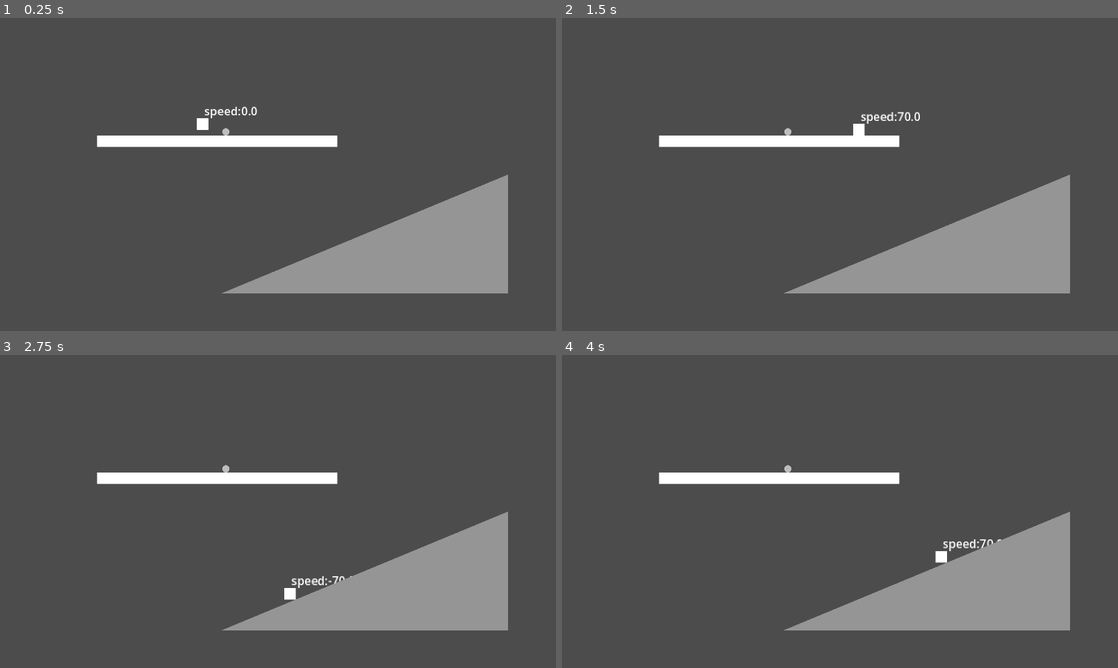
Above: before the commit, frames 1-4 (two rows, left to right).
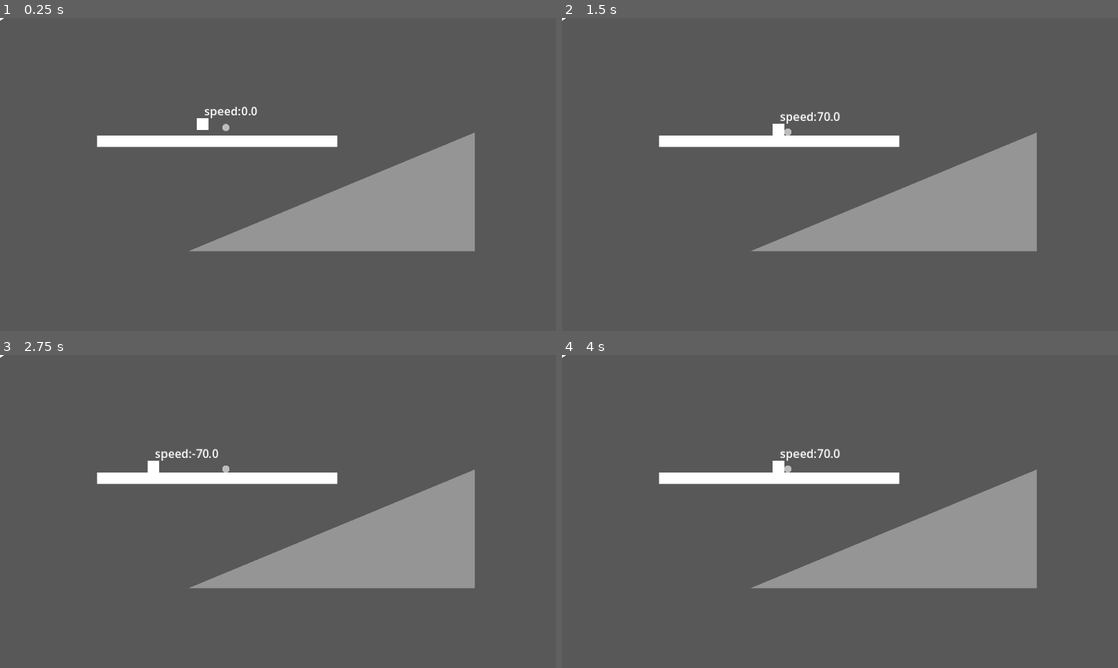
Above: after the commit, the same moments.

Repository: tiaoye123/shadow
Game: Godot game, scene res://scenes/推球测试.tscn
Two runs of this game, one before a commit and one after it. Both use one fixed random seed, a clock stepped at 60 frames per second and the inputs below. The project has no main scene, so this scene is started directly.
Inputs (mouse positions are in pixels of both pictures, inside the frame that each line leads up to):
- Up to frame 1 (0.25 s): no input
- Up to frame 2 (1.5 s): move the mouse to (962, 158) at 0.52 s; hold D (right) from 0.53 s (still down); tap F (pick) at 0.6 s; click (962, 158) at 0.8 s; move the mouse to (728, 190) at 1.27 s; click (728, 190) at 1.35 s
- Up to frame 3 (2.75 s): tap Q (light, bound only after the commit) at 1.55, 2.1 s; move the mouse to (333, 442) at 2.02 s; release D (right) at 2.03 s; hold A (left) from 2.03 s (still down); tap F (pick) at 2.3 s
- Up to frame 4 (4 s): move the mouse to (812, 574) at 2.77 s; release A (left) at 2.78 s; hold D (right) from 2.78 s (still down); tap F (pick) at 2.85 s; click (812, 574) at 3.05 s; move the mouse to (1006, 558) at 3.52 s; click (1006, 558) at 3.6 s; tap Q (light, bound only after the commit) at 3.8 s

The runs differ from the first frame. In frame 1, 14% of the frame differs, in the area x 0-92%, y 0-88%; in frame 2, 15%; in frame 3, 14%; in frame 4, 14%.

Commit message:
添加了扔球功能，现在玩家能捡起球并扔出

Diff:
--- a/project.godot
+++ b/project.godot
@@ -51,6 +51,11 @@
 "events": [Object(InputEventMouseButton,"resource_local_to_scene":false,"resource_name":"","device":-1,"window_id":0,"a …(253 unchanged characters)…
 ]
 }
+light={
+"deadzone": 0.2,
+"events": [Object(InputEventKey,"resource_local_to_scene":false,"resource_name":"","device":-1,"window_id":0,"alt_pressed":false,"shift_pressed":false,"ctrl_pressed":false,"meta_pressed":false,"pressed":false,"keycode":0,"physical_keycode":81,"key_label":0,"unicode":113,"location":0,"echo":false,"script":null)
+]
+}
 
 [rendering]
 
--- a/scenes/Player.tscn
+++ b/scenes/Player.tscn
@@ -9,22 +9,20 @@
 gradient = SubResource("Gradient_p0vlq")
 width = 2
 
-[sub_resource type="RectangleShape2D" id="RectangleShape2D_5q5h1"]
-size = Vector2(8, 8)
-
 [sub_resource type="RectangleShape2D" id="RectangleShape2D_fu0kv"]
 size = Vector2(14, 14)
 
 [node name="Player" type="CharacterBody2D" unique_id=389442010 groups=["player"]]
 script = ExtResource("1_p0vlq")
 speed_a = 1200.0
+"扔球speed" = 150.0
 
 [node name="Sprite2D" type="Sprite2D" parent="." unique_id=315169144]
 scale = Vector2(3.9999998, 7.9999995)
 texture = SubResource("GradientTexture1D_xhfnw")
 
-[node name="玩家碰撞体积" type="CollisionShape2D" parent="." unique_id=583379084]
-shape = SubResource("RectangleShape2D_5q5h1")
+[node name="玩家碰撞体积" type="CollisionPolygon2D" parent="." unique_id=1301840560]
+polygon = PackedVector2Array(0, -4, -4, -3, -4, 4, 4, 4, 4, -3)
 
 [node name="speed" type="Label" parent="." unique_id=1179462973]
 offset_left = 1.0
@@ -41,5 +39,15 @@
 [node name="CollisionShape2D" type="CollisionShape2D" parent="拾取范围" unique_id=1958437690]
 shape = SubResource("RectangleShape2D_fu0kv")
 
+[node name="扔球箭头_line" type="Line2D" parent="." unique_id=328504563]
+top_level = true
+points = PackedVector2Array(-4, -22, 41, -14)
+width = 1.0
+
+[node name="扔球箭头_头" type="Polygon2D" parent="." unique_id=1985275669]
+top_level = true
+scale = Vector2(3, 2)
+polygon = PackedVector2Array(0, -1, 0, 1, 1, 0)
+
 [connection signal="body_entered" from="拾取范围" to="." method="_on_拾取范围_body_entered"]
 [connection signal="body_exited" from="拾取范围" to="." method="_on_拾取范围_body_exited"]
--- a/scenes/stone.tscn
+++ b/scenes/stone.tscn
@@ -1,13 +1,20 @@
 [gd_scene format=3 uid="uid://ba3mhywajgb0d"]
 
 [ext_resource type="Script" uid="uid://6v6dcsqw1cns" path="res://script/stone.gd" id="1_hmdus"]
+
+[sub_resource type="PhysicsMaterial" id="PhysicsMaterial_hmdus"]
+friction = 0.1
+bounce = 0.2
 
 [sub_resource type="CircleShape2D" id="CircleShape2D_t2l8l"]
 radius = 2.5
 
 [node name="stone" type="RigidBody2D" unique_id=659653322 groups=["can_light", "can_pick_up"]]
-collision_layer = 2
-collision_mask = 2
+collision_layer = 3
+collision_mask = 3
+mass = 0.8
+physics_material_override = SubResource("PhysicsMaterial_hmdus")
+gravity_scale = 0.4
 continuous_cd = 1
 linear_damp = 1.0
 angular_damp = 1.0
--- a/scenes/光源测试.tscn
+++ b/scenes/光源测试.tscn
@@ -1,5 +1,6 @@
 [gd_scene format=3 uid="uid://drq4yoo81orhp"]
 
+[ext_resource type="PackedScene" uid="uid://ba7wmhgirsrr6" path="res://scenes/火光.tscn" id="1_ffmsq"]
 [ext_resource type="Script" uid="uid://bj58s8igqcof3" path="res://script/火光.gd" id="1_t2l8l"]
 [ext_resource type="PackedScene" uid="uid://1nefrf4dklsj" path="res://scenes/Player.tscn" id="2_ffmsq"]
 
@@ -66,14 +67,8 @@
 
 [node name="TileMapLayer" type="TileMapLayer" parent="." unique_id=1646905645]
 
-[node name="PointLight2D" type="PointLight2D" parent="." unique_id=431877436 node_paths=PackedStringArray("follow_one")]
+[node name="火光" parent="." unique_id=989736161 node_paths=PackedStringArray("follow_one") instance=ExtResource("1_ffmsq")]
 position = Vector2(126, 136)
-color = Color(1.353256, 1.353256, 1.353256, 1)
-texture = SubResource("GradientTexture2D_wvhbo")
-texture_scale = 0.7
-script = ExtResource("1_t2l8l")
-flicker_amount = 0.25
-pos_amount = 2.5
 follow_one = NodePath("../Player")
 
 [node name="PointLight2D2" type="PointLight2D" parent="." unique_id=1878289662 node_paths=PackedStringArray("follow_one")]
--- a/scenes/推球测试.tscn
+++ b/scenes/推球测试.tscn
@@ -2,14 +2,27 @@
 
 [ext_resource type="PackedScene" uid="uid://ba3mhywajgb0d" path="res://scenes/stone.tscn" id="1_w82n8"]
 [ext_resource type="PackedScene" uid="uid://1nefrf4dklsj" path="res://scenes/Player.tscn" id="2_fu0kv"]
+
+[sub_resource type="Gradient" id="Gradient_0wfyh"]
+offsets = PackedFloat32Array(1)
+colors = PackedColorArray(0.3515629, 0.3515629, 0.35156286, 1)
+
+[sub_resource type="GradientTexture2D" id="GradientTexture2D_djd6u"]
+gradient = SubResource("Gradient_0wfyh")
 
 [sub_resource type="RectangleShape2D" id="RectangleShape2D_ifow5"]
 size = Vector2(166, 8)
 
 [node name="推球测试" type="Node" unique_id=1773722584]
 
+[node name="Sprite2D" type="Sprite2D" parent="." unique_id=144333130]
+position = Vector2(189, 135.00002)
+scale = Vector2(11.96875, 5.71875)
+texture = SubResource("GradientTexture2D_djd6u")
+
 [node name="Player" parent="." unique_id=389442010 instance=ExtResource("2_fu0kv")]
 position = Vector2(140, 60)
+"扔球speed" = 250.0
 
 [node name="ground" type="Node2D" parent="." unique_id=1751661882]
 position = Vector2(-86, -47)
@@ -26,7 +39,7 @@
 shape = SubResource("RectangleShape2D_ifow5")
 
 [node name="ground2" type="Node2D" parent="." unique_id=1167674136]
-position = Vector2(452, 31)
+position = Vector2(429, 2)
 scale = Vector2(-1, 1)
 
 [node name="Polygon2D" type="Polygon2D" parent="ground2" unique_id=1943165179]
--- /dev/null
+++ b/scenes/火光.tscn
@@ -0,0 +1,25 @@
+[gd_scene format=3 uid="uid://ba7wmhgirsrr6"]
+
+[ext_resource type="Script" uid="uid://bj58s8igqcof3" path="res://script/火光.gd" id="1_t2vdx"]
+
+[sub_resource type="Gradient" id="Gradient_sugp2"]
+interpolation_mode = 2
+offsets = PackedFloat32Array(0, 0.6855895, 1)
+colors = PackedColorArray(1, 1, 1, 1, 0.09374815, 0.07918018, 0.062130332, 0.097958386, 0, 0, 0, 0)
+
+[sub_resource type="GradientTexture2D" id="GradientTexture2D_wvhbo"]
+gradient = SubResource("Gradient_sugp2")
+width = 248
+height = 248
+fill = 1
+fill_from = Vector2(0.5, 0.5)
+fill_to = Vector2(0.85, 0.15)
+
+[node name="火光" type="PointLight2D" unique_id=989736161 node_paths=PackedStringArray("follow_one")]
+color = Color(1.353256, 1.353256, 1.353256, 1)
+texture = SubResource("GradientTexture2D_wvhbo")
+texture_scale = 0.7
+script = ExtResource("1_t2vdx")
+flicker_amount = 0.25
+pos_amount = 2.5
+follow_one = NodePath("")
--- a/script/player.gd
+++ b/script/player.gd
@@ -15,8 +15,19 @@
 var item_can_pick_up : Array[Node2D]
 var item_in_hand : RigidBody2D
 
+#扔球相关
+@onready var 扔球箭头_line: Line2D = $扔球箭头_line
+@onready var 扔球箭头_头: Polygon2D = $扔球箭头_头
+var 箭头goal_position : Vector2
+@export var 箭头R : float = 18
+@export var 扔球speed : float = 100
+
+
 
 func _physics_process(delta: float) -> void:
+
+	#鼠标和玩家位置的方向向量
+	var dir := (get_global_mouse_position() - global_position).normalized()
 
 	#下落
 	if not is_on_floor():
@@ -46,12 +57,29 @@
 	if item_in_hand:
 		item_in_hand.global_position = global_position
 		if Input.is_action_just_pressed("扔"):
-			var item = item_in_hand
-			item_in_hand = null
-			item.set_deferred("freeze" , false)
-			item.set_deferred("sleeping" , false)
+			扔球(dir)
+		if Input.is_action_just_pressed("light"):
+			$"../火光2".visible = true
 
 
+	#扔球箭头相关
+	箭头goal_position = global_position + dir * 箭头R
+	#扔球箭头控制
+	if item_in_hand:
+		扔球箭头_头.visible = true
+		扔球箭头_line.set_point_position(0 , global_position)
+		扔球箭头_line.set_point_position(1 , 箭头goal_position)
+		扔球箭头_头.global_position = 箭头goal_position
+		扔球箭头_头.rotation = dir.angle()
+
+
+func 扔球(dir : Vector2) -> void:
+	var item = item_in_hand
+	item_in_hand = null
+	item.被扔(dir , 扔球speed , global_position)
+	扔球箭头_line.set_point_position(0 , Vector2.ZERO)
+	扔球箭头_line.set_point_position(1 , Vector2.ZERO)
+	扔球箭头_头.visible = false
 
 
 #debug用label
@@ -63,7 +91,10 @@
 func pick_up() -> void:
 	if not item_in_hand:
 		item_in_hand = item_can_pick_up[0]
+		item_in_hand.set_collision_layer_value(1 , false)
+		item_in_hand.set_collision_mask_value(1 , false)
 		item_in_hand.freeze = true
+		item_in_hand.sleeping = true
 
 
 #将进入拾取范围的可拾取物品依次加入数组
--- a/script/stone.gd
+++ b/script/stone.gd
@@ -18,3 +18,16 @@
 
 func _draw() -> void:
 	draw_circle(Vector2.ZERO , radius , Color.GRAY)
+
+
+#球被扔出
+func 被扔(dir : Vector2 , speed : float , start_position : Vector2) -> void:
+	var rid := get_rid()
+	PhysicsServer2D.body_set_state(rid, PhysicsServer2D.BODY_STATE_TRANSFORM,
+		Transform2D(global_rotation, start_position))
+	PhysicsServer2D.body_set_state(rid, PhysicsServer2D.BODY_STATE_LINEAR_VELOCITY, dir * speed)
+	freeze = false
+	sleeping = false
+	await get_tree().create_timer(0.2).timeout
+	set_collision_layer_value(1 , true)
+	set_collision_mask_value(1 , true)
